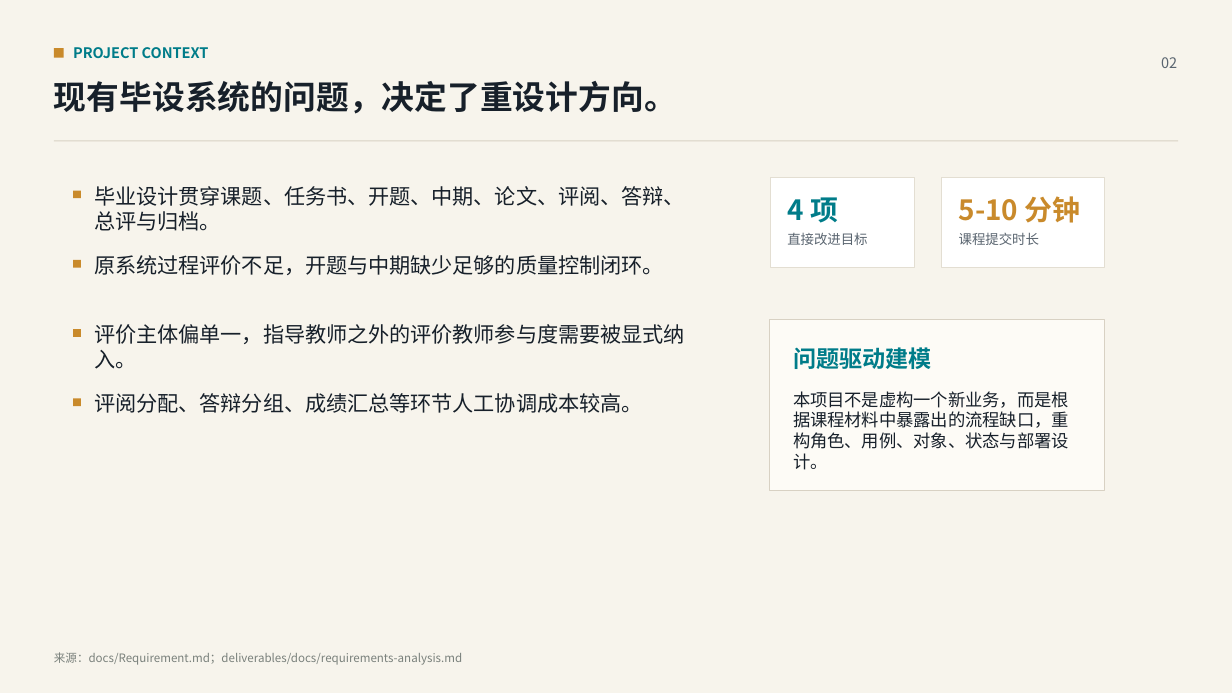
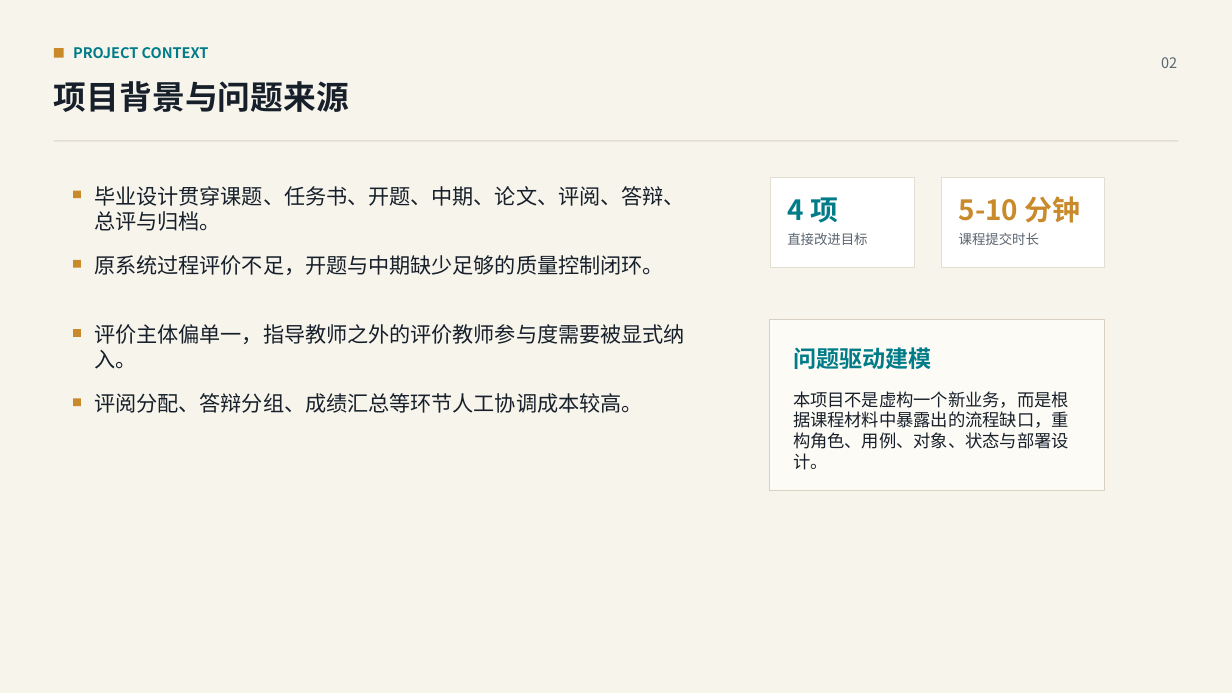
Before and after one commit to qzddmyc/uml-oom-graduation-management, a slide deck: slide 2 of 毕业设计管理系统建模汇报.pptx. Drawn at 1232x693 pixels with LibreOffice and Linux fonts; fonts in the diff are those of the drawing. Boxes give left, top, right and bottom in pixels: in the first picture for what was removed or moved away, otherwise in the second. Text is boxed around its words. In the diff, an @@ line names an element or a change of style, - is before the commit and + after.

```diff
--- a/毕业设计管理系统建模汇报.pptx
+++ b/毕业设计管理系统建模汇报.pptx
@@ text at box(54, 81, 349, 112): text changed @@
-现有毕设系统的问题，决定了重设计方向。
+项目背景与问题来源
@@ text removed at box(54, 652, 462, 665) @@
-来源：docs/Requirement.md；deliverables/docs/requirements-analysis.md
```
Also in this commit, not shown: 14 other slides changed, 3 slides added, 1 other file.
